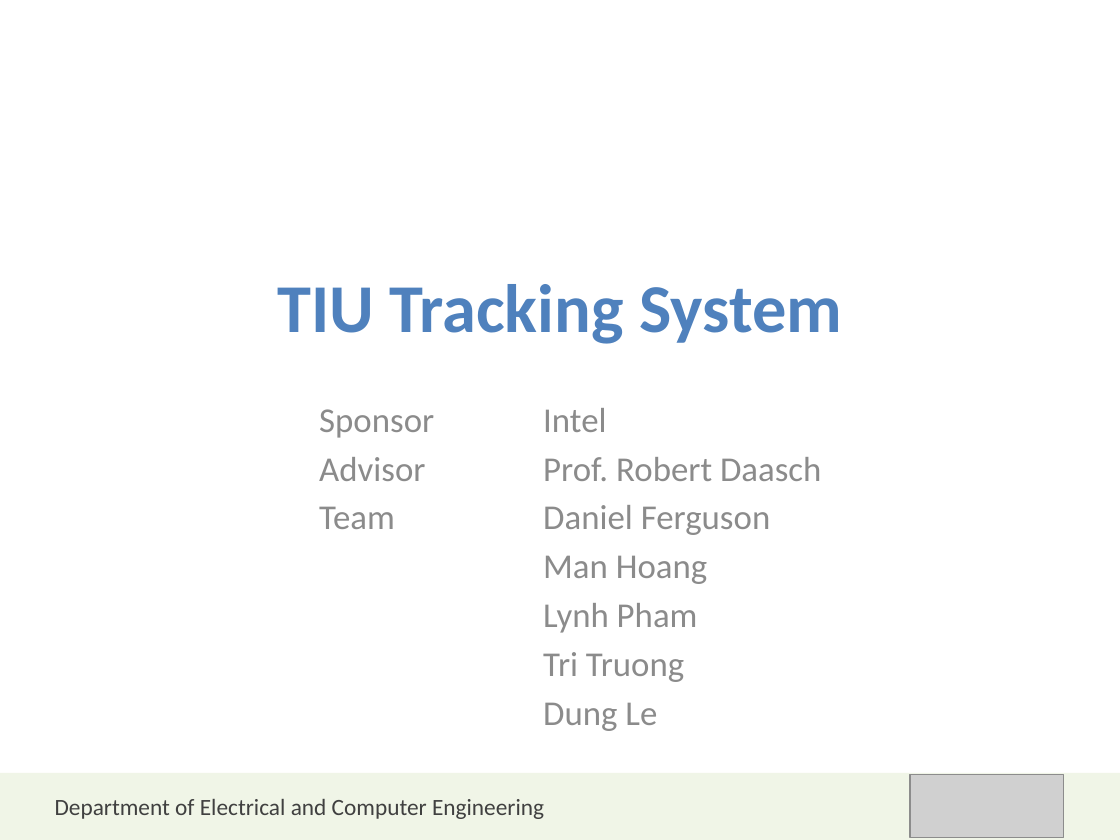
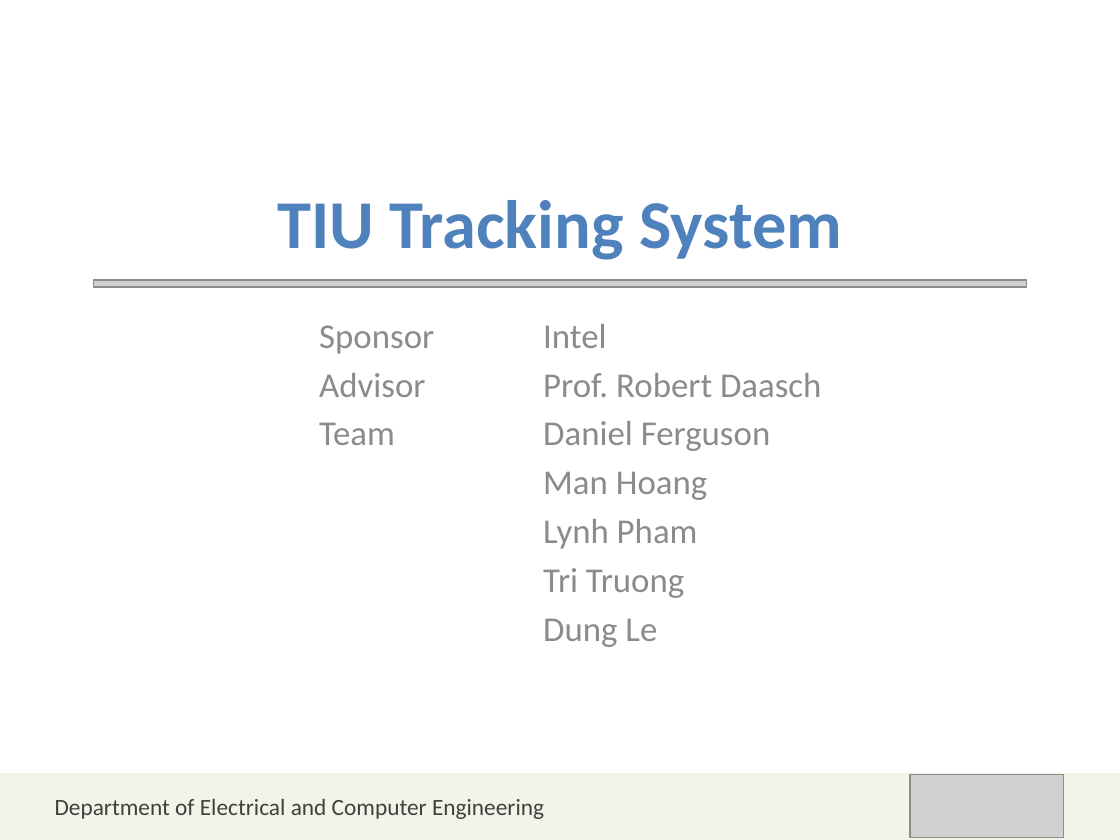
Before and after one commit to jolleekin/tiu-tracking, a slide deck: slide 1 of Docs/TIU_Tracking_Presentation_v1.pptx. Drawn at 1120x840 pixels with LibreOffice and Linux fonts; fonts in the diff are those of the drawing; grey boxes stand for pictures. Boxes give left, top, right and bottom in pixels: in the first picture for what was removed or moved away, otherwise in the second. Text is boxed around its words. In the diff, an @@ line names an element or a change of style, - is before the commit and + after.

```diff
--- a/Docs/TIU_Tracking_Presentation_v1.pptx
+++ b/Docs/TIU_Tracking_Presentation_v1.pptx
@@ title "TIU Tracking System" moved from (x1=277, y1=284, x2=842, y2=344) to (x1=277, y1=200, x2=842, y2=260) @@
@@ picture added at (x1=93, y1=280, x2=1026, y2=287) @@
@@ subtitle "Sponsor Intel" moved from (x1=319, y1=408, x2=821, y2=731) to (x1=319, y1=324, x2=821, y2=647) @@
```
Also in this commit, not shown: 2 other slides changed, 1 slide added.
